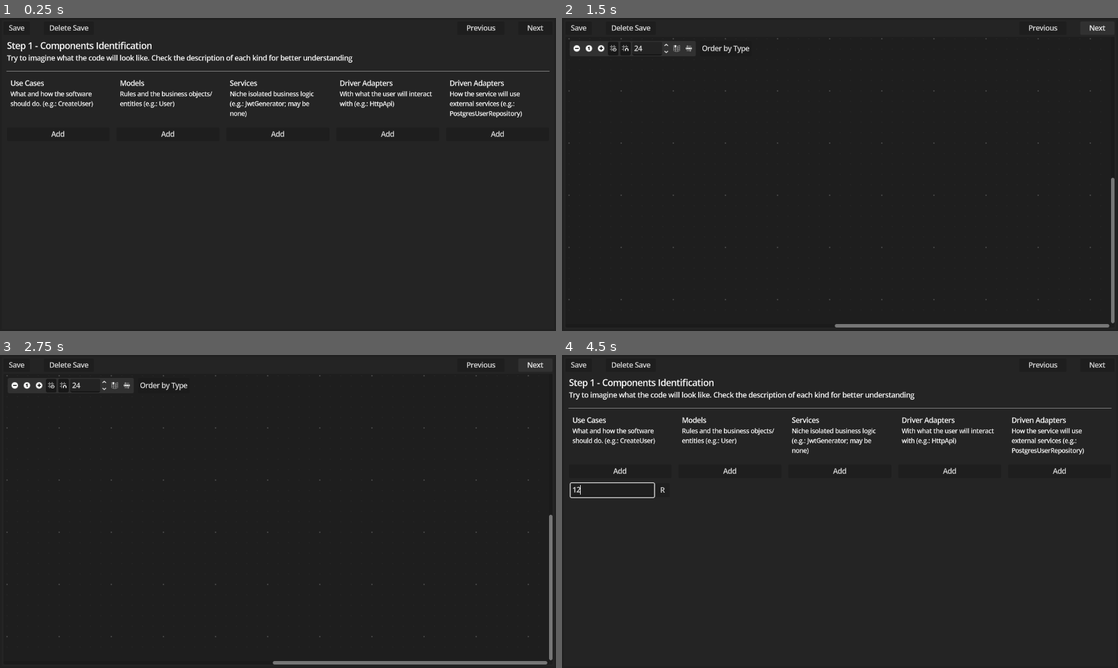
Above: before the commit, frames 1-4 (two rows, left to right).
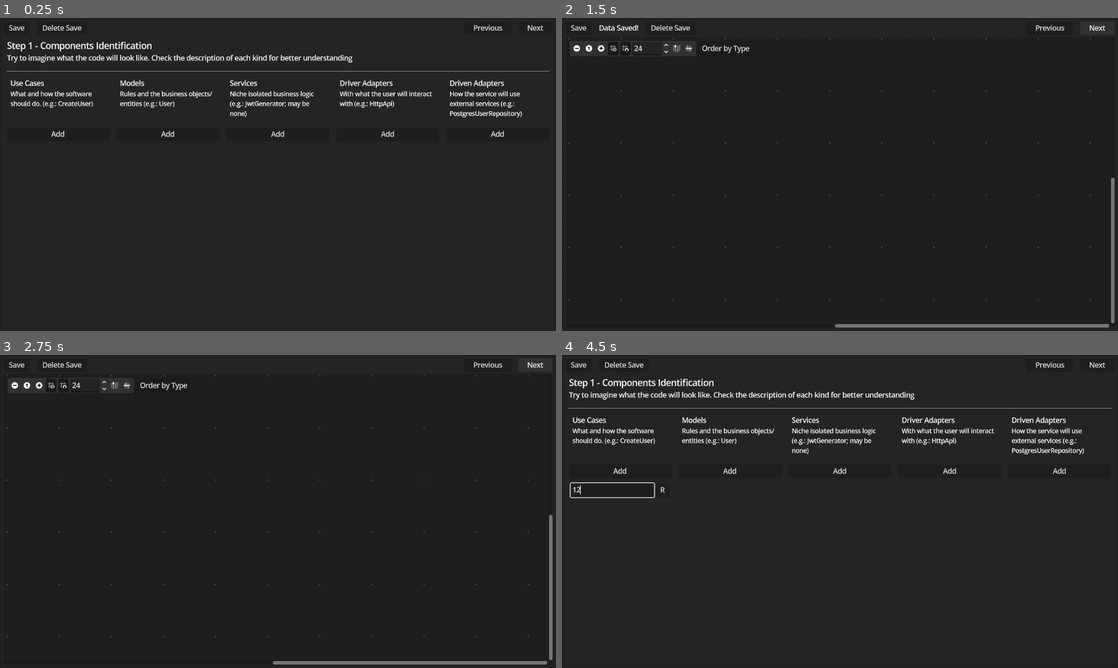
Above: after the commit, the same moments.

Repository: neoRandom/architecture-scaffolding
Game: Godot game, scene res://main.tscn
Same seed, same stepped clock (60 frames per second), same inputs: the game is played once before the commit and once after it.
Inputs (mouse positions are in pixels of both pictures, inside the frame that each line leads up to):
- Up to frame 1 (0.25 s): no input
- Up to frame 2 (1.5 s): click "Save" at 0.5 s; click "Next" at 1.25 s
- Up to frame 3 (2.75 s): click "Next" at 2 s
- Up to frame 4 (4.5 s): click "Previous" at 2.75 s; click "Add" at 3.5 s; click (612, 489) at 4.27 s; type "12" at 4.35 s

The runs differ from the first frame. In frame 1, 0.2% of the frame differs, in the area x 7-91%, y 2-5%; in frame 2, 0.3%, in the area x 6-91%, y 2-5%; in frame 3, 0.2%; in frame 4, 0.2%.

Commit message:
feat: improve save and autosave systems
Show 'Data Saved' label when the data is saved

Increase Autosave cooldown

Reset autosave timer when data is manually saved

Renaming signals for better readability

Other minor improvements

Diff:
--- a/autoloads/data_store.gd
+++ b/autoloads/data_store.gd
@@ -1,9 +1,10 @@
 extends Node
 
-signal save_deleted
+signal data_deleted
+signal data_saved
 
 const DATA_FILE_PATH := "user://data.save"
-const SAVE_TIMER_COOLDOWN := 5
+const AUTOSAVE_COOLDOWN := 30
 
 # ===
 
@@ -142,6 +143,7 @@
 
 # ===
 
+var autosave_timer := Timer.new()
 var data: Data
 var is_saving: bool = false
 
@@ -175,13 +177,12 @@
 		data.connections.append(Connection.from_dict(saved_connection))
 
 func set_timer() -> void:
-	var timer := Timer.new()
-	timer.wait_time = SAVE_TIMER_COOLDOWN
-	timer.one_shot = false
-	timer.autostart = true
-
-	timer.timeout.connect(save_data)
-	get_tree().current_scene.add_child(timer)
+	autosave_timer.wait_time = AUTOSAVE_COOLDOWN
+	autosave_timer.one_shot = false
+	autosave_timer.autostart = true
+
+	autosave_timer.timeout.connect(save_data)
+	get_tree().current_scene.add_child(autosave_timer)
 
 func save_data() -> void:
 	if is_saving == true or data == null:
@@ -209,6 +210,8 @@
 	data_file.store_line(JSON.stringify(temp_save_data))
 
 	is_saving = false
+	autosave_timer.wait_time = AUTOSAVE_COOLDOWN
+	data_saved.emit()
 	print("DATA SAVED")
 
 func delete_save() -> void:
@@ -222,5 +225,5 @@
 		return
 
 	data = Data.new()
-	save_deleted.emit()
+	data_deleted.emit()
 	print("DATA FILE DELETED")
--- a/components/step_1.gd
+++ b/components/step_1.gd
@@ -14,7 +14,7 @@
 var unique_id_to_data_id_relation: Dictionary[int, int] = {}
 
 func _ready() -> void:
-	DataStore.save_deleted.connect(clear)
+	DataStore.data_deleted.connect(clear)
 
 func clear() -> void:
 	for column: TitleSubtitleListAdd in [
--- a/components/step_2.gd
+++ b/components/step_2.gd
@@ -16,7 +16,7 @@
 var connections_to_did: Dictionary[Array, int] = {}
 
 func _ready() -> void:
-	DataStore.save_deleted.connect(clear)
+	DataStore.data_deleted.connect(clear)
 
 func clear() -> void:
 	graph_edit.clear_connections()
--- a/main.gd
+++ b/main.gd
@@ -6,7 +6,7 @@
 func _ready() -> void:
 	_move_to_current_step()
 	Command.next_step_required.connect(_handle_next_step_required)
-	DataStore.save_deleted.connect(_move_to_current_step)
+	DataStore.data_deleted.connect(_move_to_current_step)
 
 func _handle_next_step_required(reverse: bool) -> void:
 	var new_current_step := DataStore.data.current_step
--- a/scaffold.gd
+++ b/scaffold.gd
@@ -1,5 +1,17 @@
 class_name Scaffold
 extends PanelContainer
+
+@onready var saved_label: Label = %SavedLabel
+
+func _ready() -> void:
+	saved_label.visible = false
+
+	DataStore.data_saved.connect(
+		func() -> void:
+			saved_label.visible = true
+			await get_tree().create_timer(1).timeout
+			saved_label.visible = false
+	)
 
 func _on_save_button_pressed() -> void:
 	DataStore.save_data()
--- a/scaffold.tscn
+++ b/scaffold.tscn
@@ -40,12 +40,17 @@
 
 [node name="HBoxContainer" type="HBoxContainer" parent="MarginContainer/PanelContainer/VBoxContainer/MarginContainer2" unique_id=1972312357]
 layout_mode = 2
-theme_override_constants/separation = 32
+theme_override_constants/separation = 16
 
 [node name="SaveButton" type="Button" parent="MarginContainer/PanelContainer/VBoxContainer/MarginContainer2/HBoxContainer" unique_id=158302800]
 layout_mode = 2
 size_flags_horizontal = 0
 text = "  Save  "
+
+[node name="SavedLabel" type="Label" parent="MarginContainer/PanelContainer/VBoxContainer/MarginContainer2/HBoxContainer" unique_id=2109084000]
+unique_name_in_owner = true
+layout_mode = 2
+text = "Data Saved!"
 
 [node name="DeleteSaveButton" type="Button" parent="MarginContainer/PanelContainer/VBoxContainer/MarginContainer2/HBoxContainer" unique_id=640431494]
 layout_mode = 2
